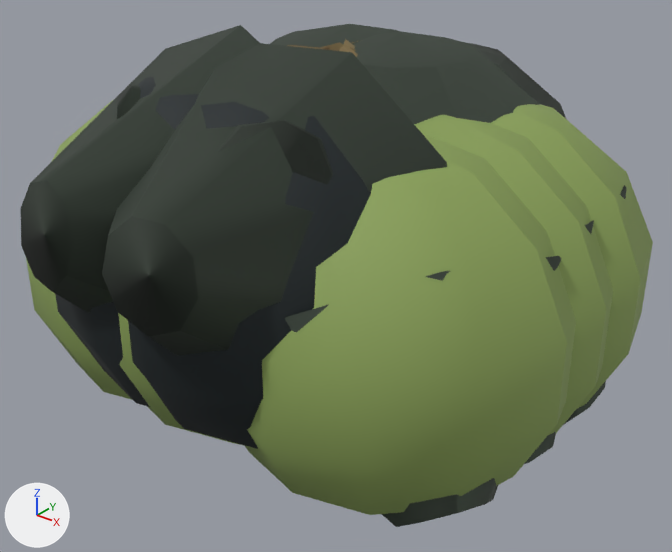
What one commit did to the glTF model public/models/FireflyStage3.glb.
Before and after are seen from a 50 mm camera at (3.16, -3.99, 2.37) aimed at (0.04, -0.08, -0.05). Lighting does not change. The marker at lower left points along +X, +Y and +Z. The first picture is the older version. Vertices at exactly the same position are counted once.

The scene before the commit, as lines of its bpy script (objects in view):
```python
mat_mat0 = principled_material('mat0')
mat_mat0.base_color = (0.0296, 0.0437, 0.0296)  # dark grey #303b30
mat_mat0.roughness = 0.72
mat_mat1 = principled_material('mat1')
mat_mat1.base_color = (0.258, 0.361, 0.0999)  # green #8ba259
mat_mat1.roughness = 0.72
mat_mat3 = principled_material('mat3')
mat_mat3.base_color = (0.00651, 0.013, 0.0152)  # black #131e21
mat_mat3.roughness = 0.72
mat_mat4 = principled_material('mat4')
mat_mat4.base_color = (0.451, 0.571, 0.413)  # light grey #b3c7ac
mat_mat4.roughness = 0.72
mat_mat4.alpha = 0.64
mat_mat5 = principled_material('mat5')
mat_mat5.base_color = (0.202, 0.144, 0.0545)  # brown #7c6a42
mat_mat5.roughness = 0.72
me_complete_articulated_insect_anatomy = bpy.data.meshes.new('Complete articulated insect anatomy')
me_complete_articulated_insect_anatomy.from_pydata(...)  # 2380 vertices, 4504 faces; spans x -1.69..1.69, y -1.8..1.95, z -0.94..1.47
# faces by material slot: [1664, 1584, 432, 288, 24, 512]
me_complete_articulated_insect_anatomy.materials.append(mat_mat0)  # dark grey #303b30
me_complete_articulated_insect_anatomy.materials.append(mat_mat1)  # green #8ba259
me_complete_articulated_insect_anatomy.materials.append(mat_mat2)  # green #d5e798
me_complete_articulated_insect_anatomy.materials.append(mat_mat3)  # black #131e21
me_complete_articulated_insect_anatomy.materials.append(mat_mat4)  # light grey #b3c7ac
me_complete_articulated_insect_anatomy.materials.append(mat_mat5)  # brown #7c6a42
ob_optimized_insect = bpy.data.objects.new('Optimized insect', me_complete_articulated_insect_anatomy)
ob_optimized_insect.location = (0.0, 0.0, 0.0)
```
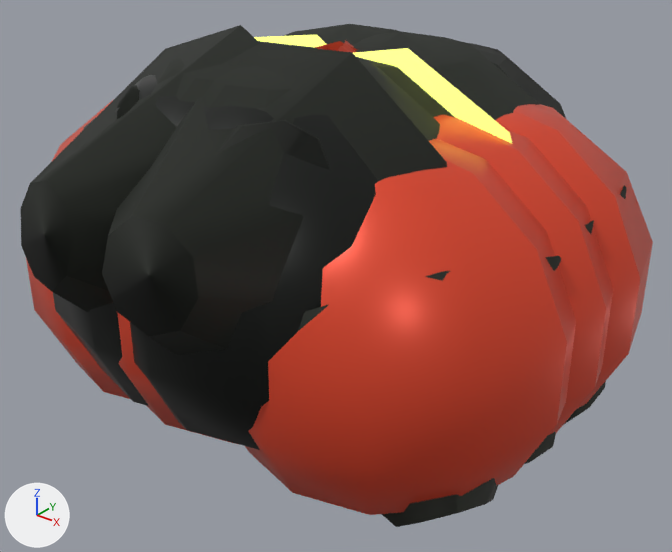
Pixel boxes [x1, y1, x2, y2] of what changed, in the pictures (672 x 552 px; the box of a moved part takes in the faces that stretch with it):
'Optimized insect', recoloured, surface changed, reshaped
    both: [20, 24, 653, 527]
part 1 of me_complete_articulated_insect_anatomy, moved or reshaped
    before: [55, 76, 198, 407]
    after: [157, 41, 317, 102]
part 2 of me_complete_articulated_insect_anatomy, moved or reshaped
    before: [128, 102, 371, 449]
    after: [203, 57, 440, 141]
part 3 of me_complete_articulated_insect_anatomy, added
    after: [254, 35, 326, 48]
part 4 of me_complete_articulated_insect_anatomy, added
    after: [353, 48, 512, 143]
part 5 of me_complete_articulated_insect_anatomy, added (mostly hidden)
    after: [53, 75, 195, 406]
part 6 of me_complete_articulated_insect_anatomy, added
    after: [130, 106, 378, 450]
part 7 of me_complete_articulated_insect_anatomy, rebuilt (mostly hidden)
    before: [343, 44, 358, 57]
    after: [343, 43, 356, 53]
part 8 of me_complete_articulated_insect_anatomy, moved or reshaped
    before: [287, 39, 358, 52]
    after: [315, 40, 357, 52]
part 9 of me_complete_articulated_insect_anatomy, recoloured
    before: [287, 39, 358, 52]
    after: [315, 40, 357, 52]

Patch to the scene script:
```diff
--- a/public/models/FireflyStage3.glb.py
+++ b/public/models/FireflyStage3.glb.py
@@ mat_mat0 @@
 mat_mat0 = principled_material('mat0')
-mat_mat0.base_color = (0.0296, 0.0437, 0.0296)  # dark grey #303b30
+mat_mat0.base_color = (0.0075, 0.011, 0.0056)  # black #151b11
 mat_mat0.roughness = 0.72
@@ mat_mat1 @@
 mat_mat1 = principled_material('mat1')
-mat_mat1.base_color = (0.258, 0.361, 0.0999)  # green #8ba259
-mat_mat1.roughness = 0.72
+mat_mat1.base_color = (0.761, 0.0648, 0.0252)  # red #e2482c
+mat_mat1.roughness = 0.36
@@ mat_mat3 @@
 mat_mat3 = principled_material('mat3')
-mat_mat3.base_color = (0.00651, 0.013, 0.0152)  # black #131e21
+mat_mat3.base_color = (0.922, 1.0, 0.202)  # yellow #f6ff7c
 mat_mat3.roughness = 0.72
+mat_mat3.emission_strength = 1.0
@@ mat_mat4 @@
 mat_mat4 = principled_material('mat4')
-mat_mat4.base_color = (0.451, 0.571, 0.413)  # light grey #b3c7ac
+mat_mat4.base_color = (0.00518, 0.007, 0.00518)  # black #101410
 mat_mat4.roughness = 0.72
-mat_mat4.alpha = 0.64
@@ mat_mat5 @@
 mat_mat5 = principled_material('mat5')
-mat_mat5.base_color = (0.202, 0.144, 0.0545)  # brown #7c6a42
+mat_mat5.base_color = (0.922, 1.0, 0.202)  # yellow #f6ff7c
 mat_mat5.roughness = 0.72
+mat_mat5.alpha = 0.64
@@ mat_mat6 @@
+mat_mat6 = principled_material('mat6')
+mat_mat6.base_color = (0.694, 0.063, 0.0232)  # red #d9472a
+mat_mat6.metallic = 0.72
+mat_mat6.roughness = 0.36
@@ me_complete_articulated_insect_anatomy @@
-me_complete_articulated_insect_anatomy.from_pydata(...)  # 2380 vertices, 4504 faces; spans x -1.69..1.69, y -1.8..1.95, z -0.94..1.47
+me_complete_articulated_insect_anatomy.from_pydata(...)  # 2786 vertices, 5288 faces; spans x -1.69..1.69, y -1.8..1.95, z -0.94..1.47
+# me_complete_articulated_insect_anatomy part 1: the loose piece of 74 vertices spanning x -1.15..0.8, y -1.66..0.29, z -0.7..1.3 is moved by (0.08, 0.14, 0.09), in mat_mat0 (black #151b11)
+# me_complete_articulated_insect_anatomy part 2: the loose piece of 74 vertices spanning x -0.8..1.15, y -1.66..0.29, z -0.7..1.3 is moved by (-0.08, 0.14, 0.09), in mat_mat0 (black #151b11)
+# me_complete_articulated_insect_anatomy part 3: the loose piece of 18 vertices spanning x -1.21..0.01, y -0.67..1.27, z -0.82..1.13 is copied, and the copy is multiplied about its middle by the matrix ((-0.168, 0.121, 0.978), (-0.976, 0.117, -0.182), (-0.137, -0.986, 0.099)), then moved by (0.36, 0.07, 0.24), in mat_mat3 (yellow #f6ff7c, glowing yellow #dfe770); it spans x -1.27..0.68, y -0.07..0.96, z -0.63..1.35
+# me_complete_articulated_insect_anatomy part 4: the loose piece of 18 vertices spanning x -0.02..1.21, y -0.72..1.22, z -0.83..1.11 is copied, and the copy is multiplied about its middle by the matrix ((-0.167, -0.121, -0.978), (0.976, 0.117, -0.181), (0.137, -0.986, 0.098)), then moved by (-0.33, 0.11, 0.31), in mat_mat3 (yellow #f6ff7c, glowing yellow #dfe770); it spans x -0.63..1.32, y -0.07..0.96, z -0.62..1.35
+# me_complete_articulated_insect_anatomy part 5: a new loose piece, a UV sphere (12 segments, 7 rings, poles along z) spanning x -1.18..0.78, y -1.66..0.29, z -0.7..1.3, in mat_mat4 (black #101410)
+# me_complete_articulated_insect_anatomy part 6: a new loose piece, a UV sphere (12 segments, 7 rings, poles along z) spanning x -0.78..1.18, y -1.66..0.29, z -0.7..1.3, in mat_mat4 (black #101410)
+# me_complete_articulated_insect_anatomy part 7: the loose piece of 18 vertices spanning x -0.27..1.12, y -0.98..0.85, z -0.62..1.32 is rebuilt with 18 vertices and now spans x -0.28..1.12, y -0.98..0.86, z -0.61..1.33, in mat_mat6 (red #d9472a)
+# me_complete_articulated_insect_anatomy part 8: 178 vertices moved from x -1.13..1.13, y -1.24..0.89, z -0.67..1.34 to x -1.13..1.13, y -1.25..0.89, z -0.67..1.33
+# me_complete_articulated_insect_anatomy part 9: 480 faces spanning x -1.13..1.13, y -1.25..0.89, z -0.67..1.33 switch from mat_mat5 (brown #7c6a42) to mat_mat6 (red #d9472a)
+# other edits to the shape of me_complete_articulated_insect_anatomy do not show in these pictures
 me_complete_articulated_insect_anatomy.materials.append(mat_mat0)
@@ me_complete_articulated_insect_anatomy @@
 me_complete_articulated_insect_anatomy.materials.append(mat_mat4)
+me_complete_articulated_insect_anatomy.materials.append(mat_mat7)  # yellow #f6ff7c, glowing yellow #ffff87
```
